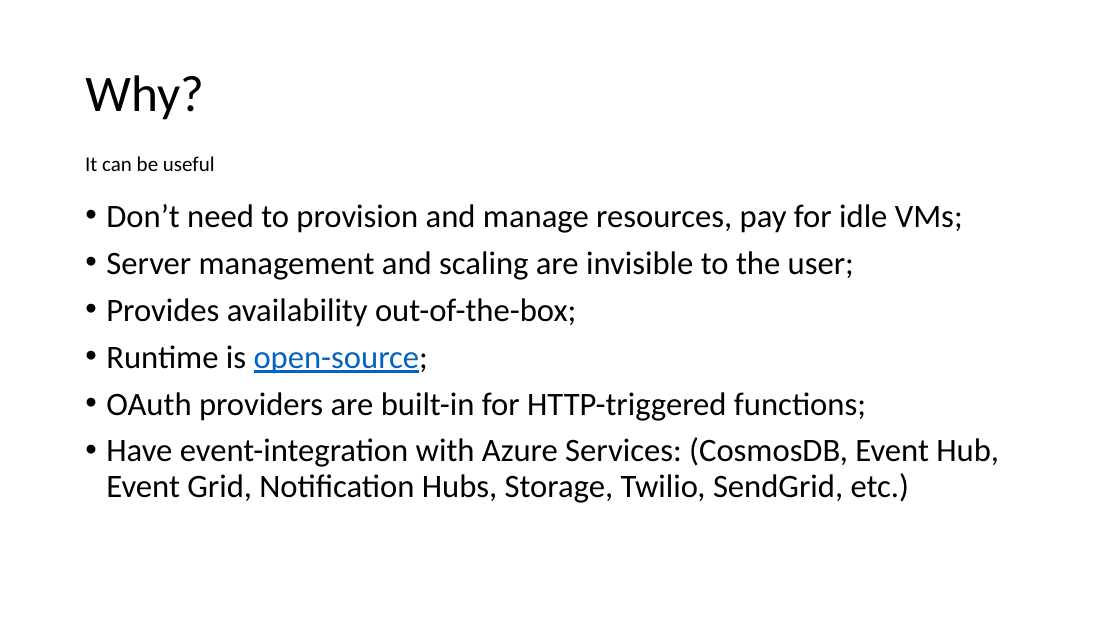
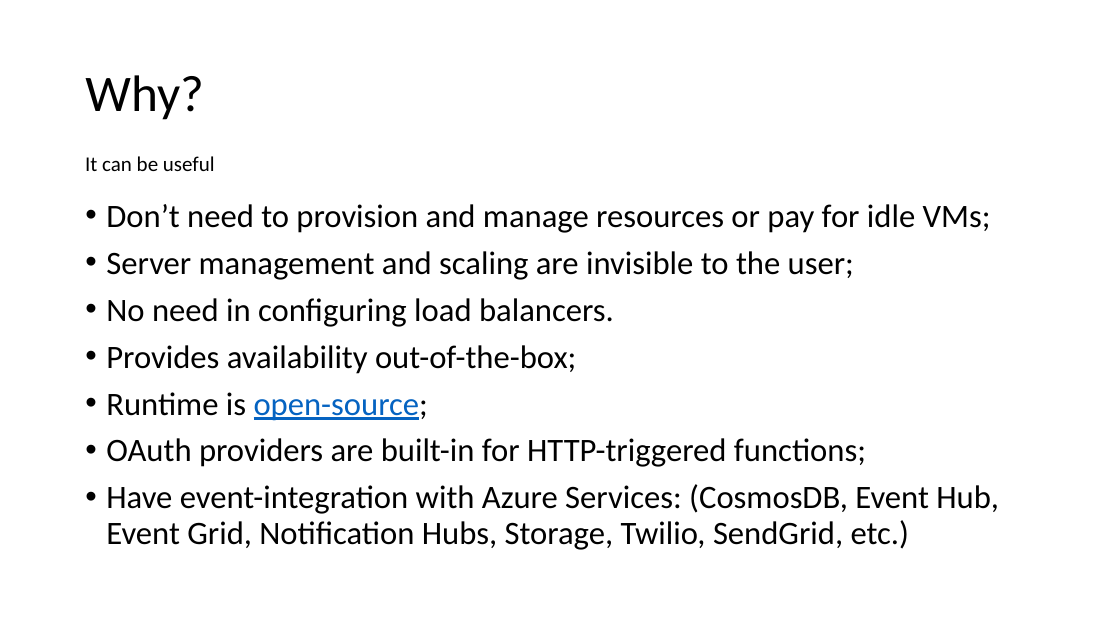
Before and after one commit to Dekorg/TrackApartmentsApp, a slide deck: slide 4 of Presentation/Azure Functions.pptx (slide 3 before the commit). Drawn at 1120x630 pixels with LibreOffice and Linux fonts; fonts in the diff are those of the drawing. Boxes give left, top, right and bottom in pixels: in the first picture for what was removed or moved away, otherwise in the second. Text is boxed around its words. In the diff, an @@ line names an element or a change of style, - is before the commit and + after.

```diff
--- a/Presentation/Azure Functions.pptx
+++ b/Presentation/Azure Functions.pptx
@@ text at (106,204,991,233): text changed @@
-• Don’t need to provision and manage resources, pay for idle VMs;
+• Don’t need to provision and manage resources or pay for idle VMs;
@@ text at (106,298,614,327): paragraph added @@
+• No need in configuring load balancers.
```
Also in this commit, not shown: 3 other slides changed, 3 slides added, 4 other files.
